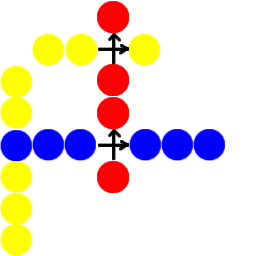
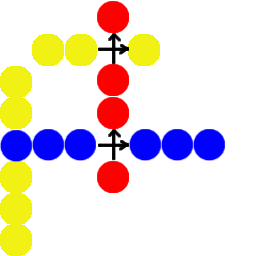
Two versions of the same layered image (256px x 256px). Layer-by-layer changes:
removed layer "Layer copy #6" over [0, 161, 32, 193]
removed layer "Layer copy #5" over [0, 224, 32, 256]
removed layer "Layer copy #4" over [0, 97, 32, 129]
removed layer "Layer copy #3" over [0, 66, 32, 98]
removed layer "Layer copy #2" over [32, 34, 64, 66]
removed layer "Layer copy #1" over [65, 34, 97, 66]
removed layer "Layer copy" over [0, 193, 32, 225]
painted on "Layer" over [0, 34, 160, 256]
